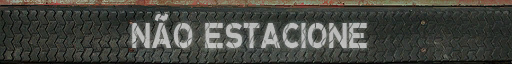
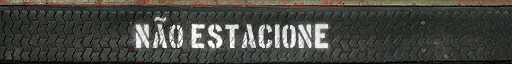
The second 512x64 image is a revision of the first. Changes to its layers:
removed layer "NÃO ESTACIONE" (was linear light, 57%) over left=132, top=13, right=367, bottom=48
added group "pneu" with 4 layers above "Camada 0" over left=128, top=10, right=371, bottom=52
added layer "~" (linear light) in group "pneu" over left=154, top=17, right=167, bottom=22
added layer "NAO ESTACIONE cópia 2" (69%) in group "pneu" over left=132, top=20, right=332, bottom=52
added layer "NAO ESTACIONE cópia" (linear light) in group "pneu" over left=136, top=24, right=328, bottom=49
moved "rubberbumper001a" (in "pneu") into group "pneu" over left=128, top=10, right=371, bottom=52
removed layer "Camada 1" over left=128, top=10, right=369, bottom=52
removed layer "rubberbumper001a" (2nd of 2) over left=128, top=10, right=371, bottom=52
